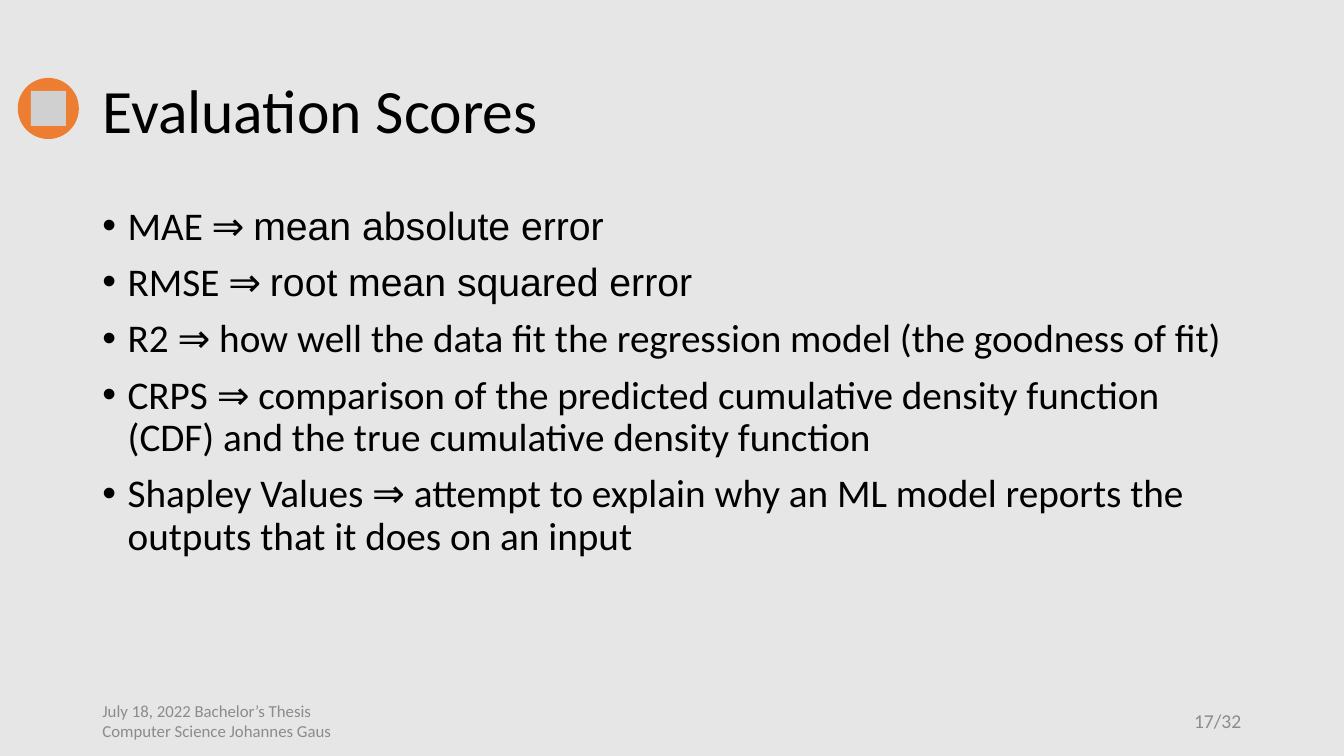
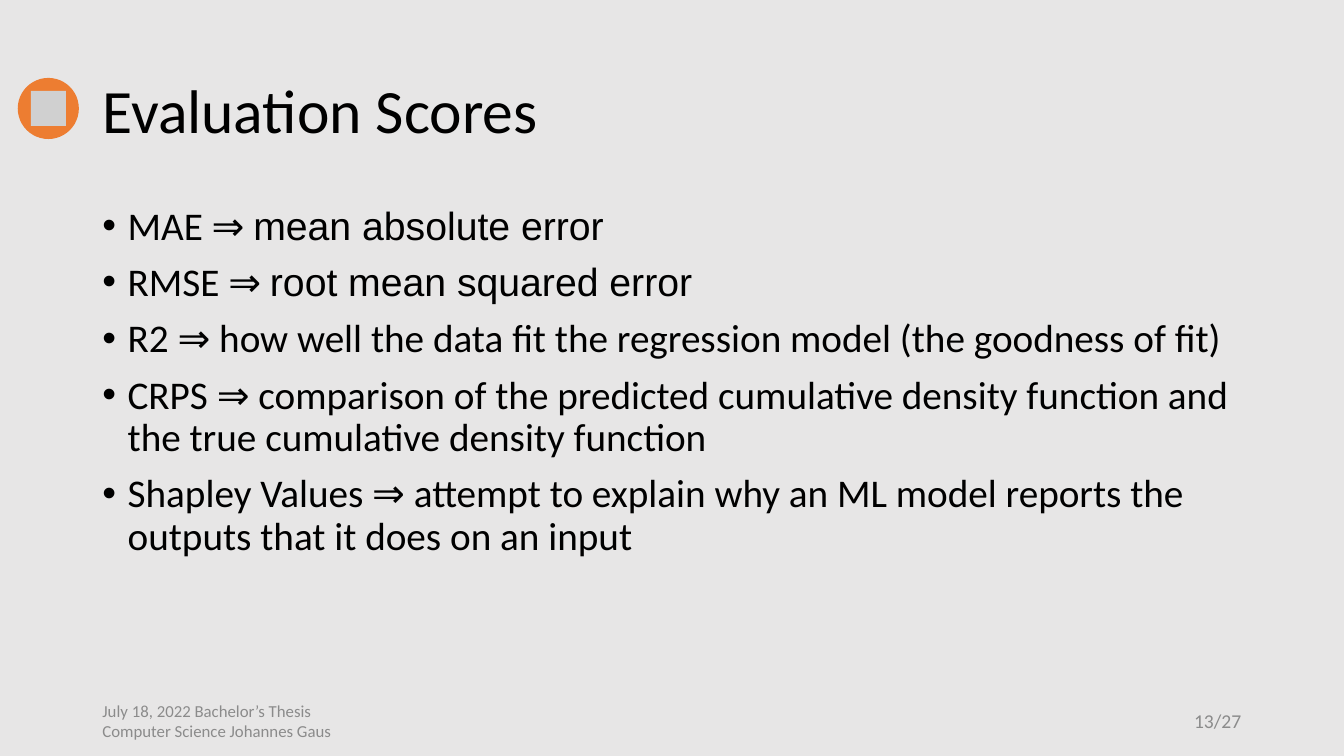
Before and after one commit to jo997/BA-WindPowerForecasting, a slide deck: slide 13 of thesis work/Thesis Defense/Thesis Defense.pptx (slide 17 before the commit). Drawn at 1344x756 pixels with LibreOffice and Linux fonts; fonts in the diff are those of the drawing; grey boxes stand for pictures. Boxes give left, top, right and bottom in pixels: in the first picture for what was removed or moved away, otherwise in the second. Text is boxed around its words. In the diff, an @@ line names an element or a change of style, - is before the commit and + after.

```diff
--- a/thesis work/Thesis Defense/Thesis Defense.pptx
+++ b/thesis work/Thesis Defense/Thesis Defense.pptx
@@ text at [128, 381, 1228, 458]: text changed @@
-• CRPS ⇒ comparison of the predicted cumulative density function (CDF) and the true cumulative density function
+• CRPS ⇒ comparison of the predicted cumulative density function and the true cumulative density function
@@ page number at [1194, 714, 1241, 729]: text changed @@
-17/32
+13/27
```
Also in this commit, not shown: 13 other slides changed, 5 slides removed, 2 other files.
